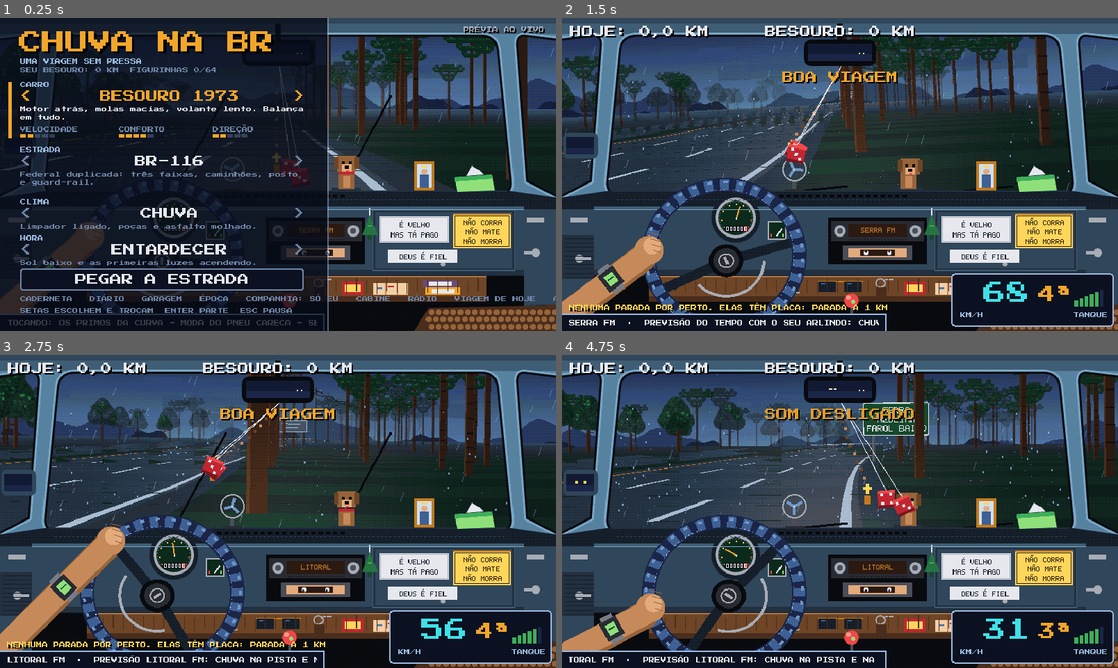
Above: before the commit, frames 1-4 (two rows, left to right).
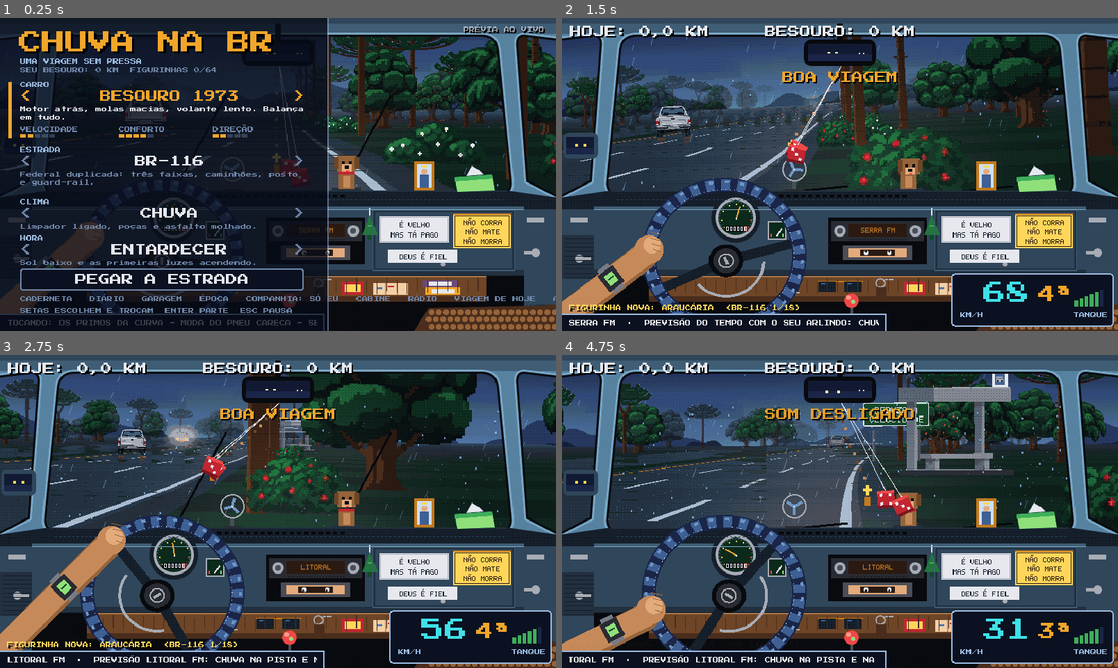
Above: after the commit, the same moments.

Repository: natanaelcd-coder/chuva-na-br-godot
Game: Godot game, scene res://main.tscn
Two runs of this game, one before a commit and one after it. Both use one fixed random seed, a clock stepped at 60 frames per second and the inputs below. Sound files missing from this copy of the repository are replaced by a short silence.
Inputs (mouse positions are in pixels of both pictures, inside the frame that each line leads up to):
- Up to frame 1 (0.25 s): no input
- Up to frame 2 (1.5 s): tap Enter at 0.5, 0.6 s; move the mouse to (962, 158) at 0.52 s; hold Right 0.53-1.25 s; click (962, 158) at 0.67 s; tap Space at 0.77, 1.07 s; drag from (728, 190) to (812, 237) at 1.27 s
- Up to frame 3 (2.75 s): move the mouse to (333, 442) at 2.02 s; hold Right from 2.03 s (still down); tap R at 2.1 s
- Up to frame 4 (4.75 s): release Right at 2.75 s; drag from (812, 574) to (673, 464) at 2.77 s; move the mouse to (1006, 558) at 3.52 s; hold Left 3.53-4.25 s; tap M at 3.6 s; tap Space at 3.77, 4.07 s; drag from (673, 464) to (756, 433) at 4.27 s

The runs differ from the first frame. In frame 1, 8.8% of the frame differs, in the area x 0-100%, y 6-55%; in frame 2, 19%, in the area x 0-100%, y 6-95%; in frame 3, 17%; in frame 4, 18%.

Commit message:
Trânsito e beira de estrada refeitos na PixelLab, com peças novas
Carros, de frente e de trás, caminhão baú, boiadeiro, ônibus, trator, árvores
(ipês, araucárias, eucalipto, coqueiros, mangueira, jabuticabeira), casas da vila,
igreja, capela, bar, borracharia, ponto de ônibus e porteira refeitos por IA.
Peças novas sorteadas pelas três estradas: banca de frutas, caldo de cana e pastel,
cruz com flores, placa "vende-se queijo e mel", caixa d'água, torre de celular.
A largura da vegetação acompanha o novo desenho para manter a altura (game.gd ww_fit).

Co-Authored-By: Claude Sonnet 5.5 <noreply@anthropic.com>
Claude-Session: https://claude.ai/code/session_01AAXhWSydK8E4nrsjVJ2YaC

Diff:
--- a/scripts/features/estrada.gd
+++ b/scripts/features/estrada.gd
@@ -17,7 +17,9 @@
 const INK := Color("e6e8ee")
 const ART := ["placa_km_verde", "placa_km_marrom", "placa_cidade", "placa_volte", "portico_branco", "placa_lombada",
 	"placa_reduza", "casa_vila0", "casa_vila1", "casa_vila2", "casa_vila3", "casa_vila4", "igreja", "bar", "ponto_onibus",
-	"orelhao", "gente0", "gente1", "gente2", "bandeirinhas"]
+	"orelhao", "gente0", "gente1", "gente2", "bandeirinhas",
+	"ipe_amarelo", "ipe_roxo", "mangueira", "jabuticabeira", "coqueiro", "coqueiro2", "tree2", "araucaria2", "bush2",
+	"banca_frutas", "caldo_cana", "cruz_flores", "placa_mel", "caixa_dagua", "torre_celular", "borracharia"]
 const ROADS := {
 	"terra": {"town_km": [4.0, 7.0], "stop_km": [4.0, 6.0], "km_sign": [1.0, 1.6], "town_len": 200, "town_pre": 200,
 		"zones": ["cafe", "pasto", "eucalipto", "mata"], "zone_len": [80, 160], "stop_name": "VENDA"},
@@ -131,7 +133,7 @@
 	name_i = 0
 	base_km = rng.randi_range(12, 280)
 	next_at = {"sign": rng.randi_range(100, 250), "board": rng.randi_range(250, 450), "km": rng.randi_range(160, 420),
-		"farm": rng.randi_range(150, 300), "led": rng.randi_range(300, 500), "placa": rng.randi_range(200, 350)}
+		"farm": rng.randi_range(150, 300), "stand": rng.randi_range(120, 260), "tower": rng.randi_range(500, 900), "led": rng.randi_range(300, 500), "placa": rng.randi_range(200, 350)}
 	stops.append({"a": int(rng.randf_range(2.5, 4.0) * SEGS_KM), "planned": false})
 	rough.append([0, 260 + rng.randi_range(0, period / 2), -1])   # start on a smooth stretch: its warning needs room
 	g.postos.clear()
@@ -164,7 +166,7 @@
 	return a[rng.randi_range(0, a.size() - 1)]
 
 func _spr(name: String, off: float, ww: float, kind := 0, keep := false) -> Dictionary:
-	return {"tex": g.tex[name], "off": off, "ww": ww, "kind": kind, "name": name, "keep": keep}
+	return {"tex": g.tex[name], "off": off, "ww": g.ww_fit(name, ww), "kind": kind, "name": name, "keep": keep}
 
 func _put(a: int, name: String, off: float, ww: float, kind := 0, keep := false) -> void:
 	if not pending.has(a):
@@ -262,6 +264,7 @@
 				_plan_km_sign(a)
 	match road_id:
 		"br":
+			_plan_stand(h, [["banca_frutas", 2600.0], ["caldo_cana", 2600.0], ["cruz_flores", 600.0], ["ponto_onibus", 1700.0]], 1.2)
 			while next_at.sign <= h:
 				var a: int = next_at.sign
 				next_at.sign += rng.randi_range(250, 450)
@@ -273,6 +276,7 @@
 				if not _blocked(a, 10):
 					_put(a, "board%d" % rng.randi_range(0, 3), 2.3, 2600.0, 5)
 		"terra":
+			_plan_stand(h, [["banca_frutas", 2600.0], ["caldo_cana", 2600.0], ["cruz_flores", 600.0]], 1.18)
 			while next_at.farm <= h:   # a farmhouse with its gate, a chapel now and then, and the signs before it
 				var a: int = next_at.farm
 				next_at.farm += rng.randi_range(220, 400)
@@ -283,9 +287,16 @@
 					quiet[a + d] = true
 				_put(a, "capela" if rng.randf() < 0.18 else "casa_sitio", side * 3.0, 2600.0)
 				_put(a - 6, "porteira", side * 1.42, 900.0)
-				_put(a - 60, _pick(["placa_queijo", "placa_ovos"]), 1.36, 900.0, 4)
+				_put(a - 60, _pick(["placa_queijo", "placa_ovos", "placa_mel"]), 1.36, 900.0, 4)
+				if rng.randf() < 0.35:   # a water tank beside the farmhouse
+					_put(a + 4, "caixa_dagua", -side * 3.4, 1100.0)
 				_put(a - 120, "placa_sitio%d" % rng.randi_range(0, 2), 1.4, 1700.0, 4)
 		"expressa":
+			while next_at.tower <= h:
+				var a: int = next_at.tower
+				next_at.tower += rng.randi_range(900, 1600)
+				if not _blocked(a, 30):
+					_put(a, "torre_celular", rng.randf_range(4.0, 6.0) * (1.0 if rng.randf() < 0.5 else -1.0), 800.0)
 			while next_at.led <= h:
 				var a: int = next_at.led
 				next_at.led += rng.randi_range(400, 700)
@@ -296,6 +307,22 @@
 				next_at.placa += rng.randi_range(400, 700)
 				if not _blocked(a, 10):
 					_put(a, _pick(["placa_radar", "placa_saida", "placa_pedagio"]), 1.4, 1700.0, 4)
+
+# a fruit stand, a cane-juice stall, a roadside cross or a bus stop beside the road, outside the towns
+func _plan_stand(h: int, kinds: Array, off: float) -> void:
+	while next_at.stand <= h:
+		var a: int = next_at.stand
+		next_at.stand += rng.randi_range(260, 520)
+		if _blocked(a, 40):
+			continue
+		var k: Array = _pick(kinds)
+		var side := 1.0
+		if road_id == "terra" and rng.randf() < 0.4:
+			side = -1.0
+		var ww: float = k[1]
+		_put(a, k[0], side * (off + ww / g.ROADW / 2.0 + 0.1), ww, 0, k[0] == "ponto_onibus")
+		for d in range(-3, 4):
+			quiet[a + d] = true
 
 func _plan_stop(a: int) -> void:
 	stop_at[a] = true
@@ -504,31 +531,31 @@
 				_add(i, "pole", 1.42, 1100.0, 1)
 			if in_town:
 				return
-			var trees := ["tree0", "tree1", "araucaria", "araucaria"]
+			var trees := ["tree0", "tree1", "tree2", "araucaria", "araucaria", "araucaria2", "mangueira"]
 			match zk:
 				"campo":
 					if rng.randf() < 0.22:
 						_add(i, _pick(trees), rng.randf_range(1.9, 5.5), rng.randf_range(1500, 2400))
 					if rng.randf() < 0.1:
-						_add(i, "bush", rng.randf_range(1.25, 1.7), 800.0)
+						_add(i, _pick(["bush", "bush2"]), rng.randf_range(1.25, 1.7), 800.0)
 				"araucaria":
 					if rng.randf() < 0.3:
-						_add(i, "araucaria", rng.randf_range(1.8, 5.5), rng.randf_range(1700, 2500))
+						_add(i, _pick(["araucaria", "araucaria2"]), rng.randf_range(1.8, 5.5), rng.randf_range(1700, 2500))
 				"pasto":
 					if A % 3 == 0:
 						_add(i, "cerca", 1.28, 700.0)
 					if rng.randf() < 0.025:
 						_add(i, _pick(["vaca0", "vaca1"]), rng.randf_range(1.9, 4.5), 900.0)
 					if rng.randf() < 0.03:
-						_add(i, _pick(["tree0", "ipe"]), rng.randf_range(3.0, 6.0), rng.randf_range(1600, 2300))
+						_add(i, _pick(["tree0", "ipe", "ipe_amarelo", "ipe_roxo", "mangueira", "jabuticabeira"]), rng.randf_range(3.0, 6.0), rng.randf_range(1600, 2300))
 				"eucalipto":
 					if rng.randf() < 0.35:
 						_add(i, "eucalipto", rng.randf_range(1.8, 5.5), rng.randf_range(1500, 2100))
 				"mata":
 					if rng.randf() < 0.3:
-						_add(i, _pick(["tree0", "tree1", "araucaria", "bambu", "ipe"]), rng.randf_range(1.6, 5.0), rng.randf_range(1500, 2400))
+						_add(i, _pick(["tree0", "tree1", "tree2", "araucaria2", "bambu", "ipe", "ipe_amarelo", "ipe_roxo"]), rng.randf_range(1.6, 5.0), rng.randf_range(1500, 2400))
 					elif rng.randf() < 0.12:
-						_add(i, "bush", rng.randf_range(1.25, 1.7), 800.0)
+						_add(i, _pick(["bush", "bush2"]), rng.randf_range(1.25, 1.7), 800.0)
 			if rng.randf() < (0.3 if zk == "araucaria" or zk == "mata" else 0.2):
 				_add(i, _pick(trees), -rng.randf_range(3.9, 7.0), rng.randf_range(1500, 2400))
 		"terra":
@@ -548,15 +575,15 @@
 						if rng.randf() < 0.025:
 							_add(i, _pick(["vaca0", "vaca1"]), side * rng.randf_range(1.9, 4.5), 900.0)
 						if rng.randf() < 0.03:
-							_add(i, _pick(["tree0", "ipe"]), side * rng.randf_range(3.0, 6.0), rng.randf_range(1600, 2300))
+							_add(i, _pick(["tree0", "ipe", "ipe_amarelo", "ipe_roxo", "mangueira", "jabuticabeira"]), side * rng.randf_range(3.0, 6.0), rng.randf_range(1600, 2300))
 					"eucalipto":
 						if rng.randf() < 0.35:
 							_add(i, "eucalipto", side * rng.randf_range(1.8, 5.5), rng.randf_range(1500, 2100))
 					"mata":
 						if rng.randf() < 0.3:
-							_add(i, _pick(["tree0", "tree1", "araucaria", "bambu", "ipe"]), side * rng.randf_range(1.5, 5.0), rng.randf_range(1500, 2400))
+							_add(i, _pick(["tree0", "tree1", "tree2", "araucaria2", "bambu", "ipe", "ipe_amarelo", "ipe_roxo", "jabuticabeira"]), side * rng.randf_range(1.5, 5.0), rng.randf_range(1500, 2400))
 						elif rng.randf() < 0.1:
-							_add(i, "bush", side * rng.randf_range(1.3, 1.8), 800.0)
+							_add(i, _pick(["bush", "bush2"]), side * rng.randf_range(1.3, 1.8), 800.0)
 		"expressa":
 			if A % 8 == 0:
 				_add(i, "luminaria", -1.1, 1900.0, 6)
@@ -564,9 +591,9 @@
 				if A % 2 == 0:
 					_add(i, "muro", 1.55, 1700.0)
 			elif rng.randf() < 0.12:
-				_add(i, _pick(["tree0", "tree1", "bush"]), rng.randf_range(1.8, 5.0), rng.randf_range(1300, 2200))
+				_add(i, _pick(["tree0", "tree1", "bush", "bush2", "coqueiro", "coqueiro2", "coqueiro", "mangueira"]), rng.randf_range(1.8, 5.0), rng.randf_range(1300, 2200))
 			if rng.randf() < 0.08:
-				_add(i, _pick(["tree0", "tree1"]), -rng.randf_range(3.6, 6.0), rng.randf_range(1500, 2200))
+				_add(i, _pick(["tree0", "tree1", "coqueiro", "coqueiro2", "tree2"]), -rng.randf_range(3.6, 6.0), rng.randf_range(1500, 2200))
 			if A % 60 == 30:
 				_add(i, "sos", 1.3, 500.0)
 
--- a/scripts/features/mundo_frases.gd
+++ b/scripts/features/mundo_frases.gd
@@ -15,7 +15,7 @@
 
 func _on_setup() -> void:
 	_kinds.clear()
-	for n in ["car7", "cegonha"]:
+	for n in ["car7", "cegonha", "boiadeiro"]:
 		if g.tex.has(n):
 			_kinds[g.tex[n]] = "caminhao"
 	_kinds[g.tex["onibus"]] = "onibus"
--- a/scripts/game.gd
+++ b/scripts/game.gd
@@ -23,7 +23,7 @@
 	"front_mod0", "front_mod1", "cerca", "eucalipto", "cafe", "casa_sitio", "capela", "vaca0", "vaca1", "porteira",
 	"placa_queijo", "placa_ovos", "placa_gado", "venda", "ipe", "bambu", "placa_sitio0", "placa_sitio1", "placa_sitio2",
 	"placa_venda", "luminaria", "muro", "portico", "led0", "led1", "sos", "placa_radar", "placa_saida", "placa_pedagio",
-	"placa_parada", "parada"]
+	"placa_parada", "parada", "boiadeiro"]
 
 # the trip the player picked (menu), and what it resolves to
 var cfg := {"car": "besouro", "road": "br", "weather": "chuva", "time": "entardecer"}
@@ -428,8 +428,18 @@
 	N = segs.size()
 	TRACK = N * SEG
 
+# vegetation redrawn by AI is wider than the old pixel sprites: the width follows so the height stays the same
+const OLD_ASPECT := {"tree0": 1.333, "tree1": 1.333, "araucaria": 1.667, "bambu": 1.6, "bush": 0.4375, "eucalipto": 3.0,
+	"ipe": 1.333, "ipe_amarelo": 1.333, "ipe_roxo": 1.333, "ipe_branco": 1.333, "ipe_rosa": 1.333}
+
+func ww_fit(t_name: String, ww: float) -> float:
+	if OLD_ASPECT.has(t_name) and tex.has(t_name):
+		var tx: Texture2D = tex[t_name]
+		return ww * OLD_ASPECT[t_name] * tx.get_width() / tx.get_height()
+	return ww
+
 func _add_spr(i: int, t_name: String, off: float, ww: float, kind := 0) -> void:
-	segs[posmod(i, N)].spr.append({"tex": tex[t_name], "off": off, "ww": ww, "kind": kind, "name": t_name})
+	segs[posmod(i, N)].spr.append({"tex": tex[t_name], "off": off, "ww": ww_fit(t_name, ww), "kind": kind, "name": t_name})
 
 func _clear_around(i: int, r: int) -> void:   # keep a stop's forecourt free of trees and signs
 	for d in range(-r, r + 1):
@@ -626,8 +636,9 @@
 	if cfg.road == "terra":
 		for i in 12:   # our side: tractors and old cars; you overtake them through the oncoming lane
 			var tr := i % 4 == 0
-			cars.append({"z": randf_range(0, TRACK), "x": LANES[1], "v": randf_range(18, 24) if tr else randf_range(38, 52),
-				"tex": tex["trator"] if tr else tex["car%d" % (randi() % 7)], "dir": 1})
+			var boi := i % 6 == 5   # the cattle truck, slow on the dirt
+			cars.append({"z": randf_range(0, TRACK), "x": LANES[1], "v": randf_range(18, 24) if tr else (randf_range(28, 36) if boi else randf_range(38, 52)),
+				"tex": tex["trator"] if tr else (tex["boiadeiro"] if boi else tex["car%d" % (randi() % 7)]), "dir": 1})
 		for i in 7:
 			cars.append({"z": randf_range(0, TRACK), "x": LANES[0], "v": -randf_range(40, 58), "tex": tex["front%d" % (randi() % 3)], "dir": -1})
 	elif cfg.road == "expressa":
@@ -644,7 +655,7 @@
 		for i in 26:
 			var l := i % 3
 			var sp := randf_range(55, 68) if l == 0 else (randf_range(45, 58) if l == 1 else randf_range(34, 48))
-			var name := "car7" if (l == 2 and randf() < 0.35) else "car%d" % (randi() % 7)
+			var name: String = ["car7", "car7", "boiadeiro"].pick_random() if (l == 2 and randf() < 0.35) else "car%d" % (randi() % 7)
 			cars.append({"z": randf_range(0, TRACK), "x": LANES[l], "v": sp, "tex": tex[name], "dir": 1})
 		for i in 9:
 			cars.append({"z": randf_range(0, TRACK), "x": -2.1 if i % 2 else -2.8, "v": -randf_range(50, 70), "tex": tex["front%d" % (randi() % 3)], "dir": -1})
--- /dev/null
+++ b/tests/cap_estrada.gd
@@ -0,0 +1,44 @@
+extends SceneTree
+# Captures of the roadside pieces: drives on autopilot and shoots when a target sprite is a few segments ahead.
+#   xvfb-run -a godot --path . --fixed-fps 60 --rendering-driver opengl3 --audio-driver Dummy --script res://tests/cap_estrada.gd -- <dir> [road] [time] [weather] [cam]
+const MAIN := preload("res://main.tscn")
+const WANT := {"terra": ["banca_frutas", "caldo_cana", "cruz_flores", "placa_mel", "caixa_dagua", "casa_sitio", "porteira", "ipe_amarelo", "ipe_roxo", "mangueira", "jabuticabeira", "boiadeiro", "capela"],
+	"br": ["banca_frutas", "caldo_cana", "cruz_flores", "ponto_onibus", "mangueira", "tree2", "araucaria2", "boiadeiro", "car7", "onibus", "bar", "igreja", "casa_vila1"],
+	"expressa": ["coqueiro", "coqueiro2", "torre_celular", "mangueira", "onibus", "car7"]}
+var out := "/tmp"
+
+func _initialize() -> void:
+	_run.call_deferred()
+
+func _run() -> void:
+	var a := OS.get_cmdline_user_args()
+	if a.size() > 0:
+		out = a[0]
+	var road: String = a[1] if a.size() > 1 else "terra"
+	var tm: String = a[2] if a.size() > 2 else "dia"
+	var wx: String = a[3] if a.size() > 3 else "sol"
+	var cam := int(a[4]) if a.size() > 4 else 1
+	Engine.set_meta("test_seed", 5)
+	var g = MAIN.instantiate()
+	root.add_child(g)
+	await process_frame
+	g.cfg = {"car": "besouro", "road": road, "weather": wx, "time": tm}
+	g.setup()
+	g.begin()
+	g.set_cam(cam)
+	g.set_auto(true)
+	g.hud.toast_t = 0.0
+	await process_frame
+	await process_frame
+	var spots := {}   # sprite name -> segment where one stands near the road
+	for k in g.N:
+		for q in g.segs[k].spr:
+			if WANT[road].has(q.name) and absf(q.off) < 6.5 and not spots.has(q.name):
+				spots[q.name] = k
+	for n in spots:
+		g.pos = float(spots[n] - 13) * g.SEG
+		for f in 14:
+			await process_frame
+		root.get_texture().get_image().save_png("%s/%s_%s_%s_%s_c%d.png" % [out, road, tm, wx, n, cam])
+	print("shots: ", spots.keys())
+	quit()
Binary file changed: assets/sprites/araucaria.png
Binary file added: assets/sprites/araucaria2.png
Not shown, added: assets/sprites/araucaria2.png.import
Binary file changed: assets/sprites/bambu.png
Binary file added: assets/sprites/banca_frutas.png
Not shown, added: assets/sprites/banca_frutas.png.import
Binary file changed: assets/sprites/bar.png
Binary file added: assets/sprites/boiadeiro.png
Not shown, added: assets/sprites/boiadeiro.png.import
Binary file changed: assets/sprites/borracharia.png
Binary file changed: assets/sprites/bush.png
Binary file added: assets/sprites/bush2.png
(and 115 more such lines)
